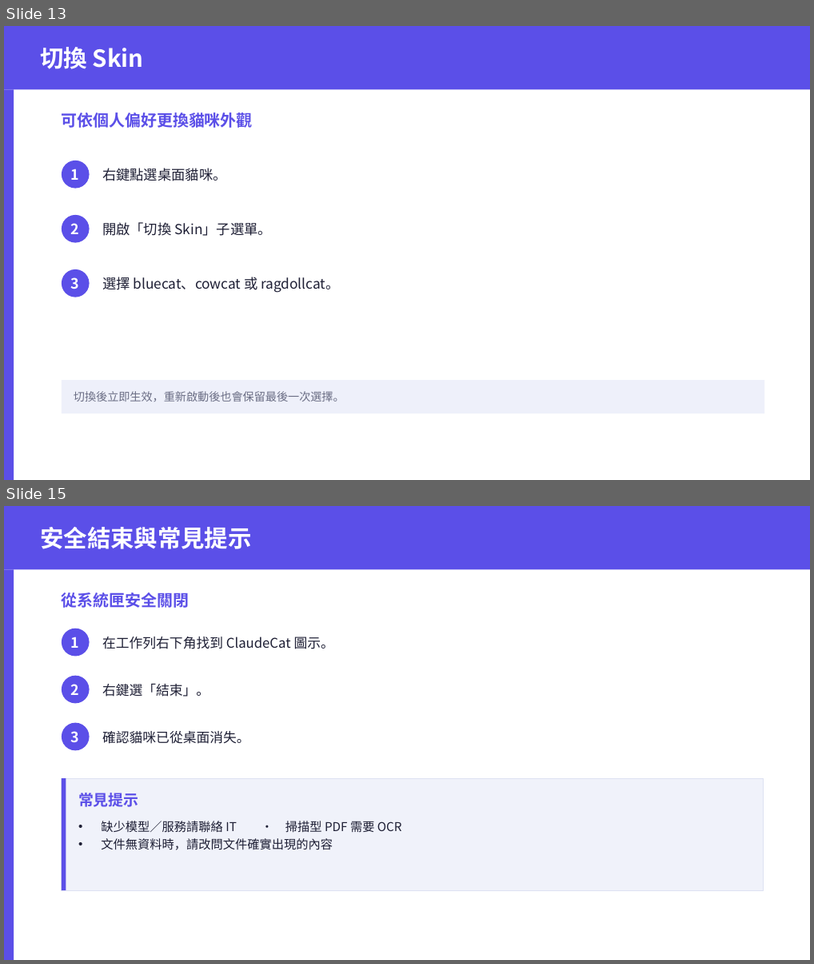
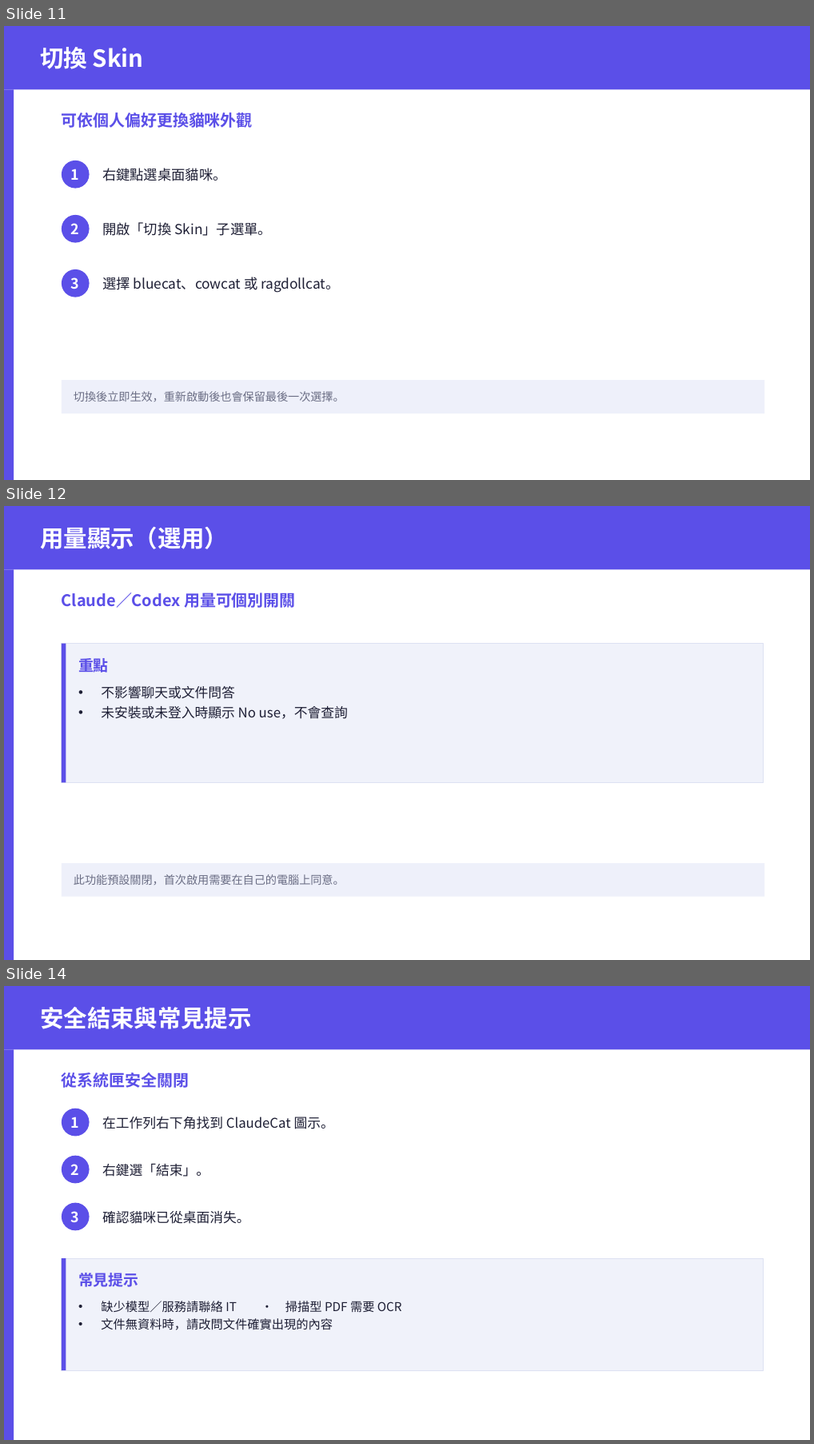
Before and after one commit to tototal999/cat_calude, a slide deck: 使用者SOP_投影版.pptx. Shown one above the other, each under a label of ours: slides 13 and 15 before the commit, slides 11, 12 and 14 after it; the slides between them are not shown. The pictures are 814x964 and 814x1444 pixels, drawn with LibreOffice and Linux fonts; fonts in the diff are those of the drawing. Boxes give left, top, right and bottom in pixels: in the first picture for what was removed or moved away, otherwise in the second. Text is boxed around its words. In the diff, an @@ line names an element or a change of style, - is before the commit and + after.

```diff
--- a/使用者SOP_投影版.pptx
+++ b/使用者SOP_投影版.pptx
@@ slide 12 added at bbox=[4, 506, 810, 960], background #FFFFFF @@
@@ rectangle added at bbox=[4, 506, 810, 569], fill #5B4FE8 @@
@@ text added at bbox=[40, 527, 228, 549], 28 pt, text #FFFFFF, bold @@
+用量顯示（選用）
@@ rectangle added at bbox=[4, 569, 14, 960], fill #5B4FE8 @@
@@ text added at bbox=[62, 592, 295, 608], 19 pt, text #5B4FE8, bold @@
+Claude／Codex 用量可個別開關
@@ rectangle added at bbox=[62, 644, 763, 783], fill #F0F2FA, outline #DDE1F2 0.75 pt @@
@@ rectangle added at bbox=[62, 644, 66, 783], fill #5B4FE8 @@
@@ text added at bbox=[78, 658, 109, 672], 18 pt, text #5B4FE8, bold @@
+重點
@@ text added at bbox=[101, 686, 348, 719], 16 pt, text #1E1F35 @@
+• 不影響聊天或文件問答
+• 未安裝或未登入時顯示 No use，不會查詢
@@ rectangle added at bbox=[62, 863, 765, 896], fill #EEF0FA @@
@@ text added at bbox=[74, 874, 345, 884], 13.5 pt, text #6B6E85 @@
+此功能預設關閉，首次啟用需要在自己的電腦上同意。
@@ what was slide 13 is now slide 11 @@
@@ what was slide 15 is now slide 14 @@
```
Also in this commit, not shown: 9 slides changed, 2 slides removed, 17 other files.
